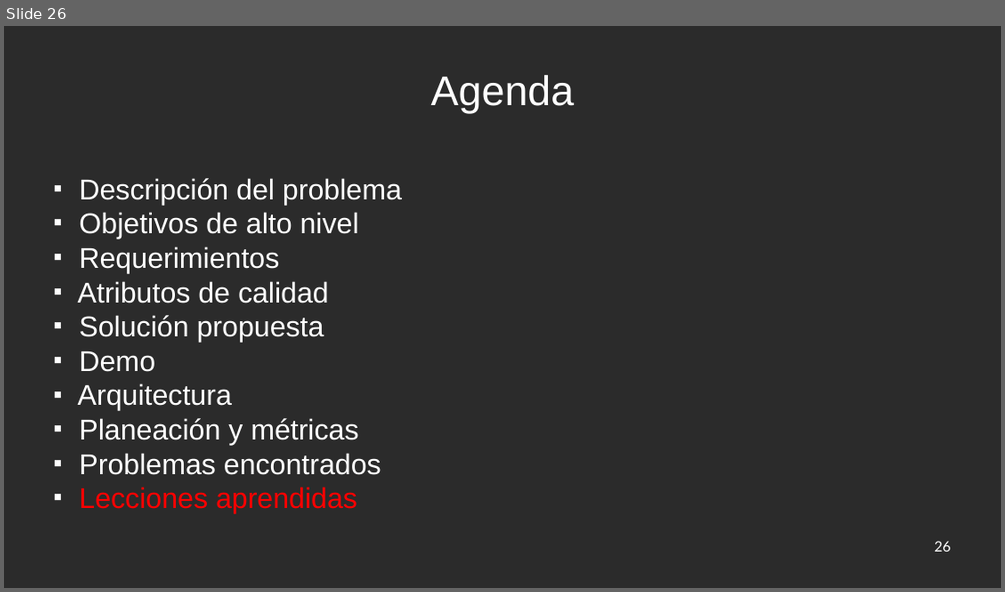
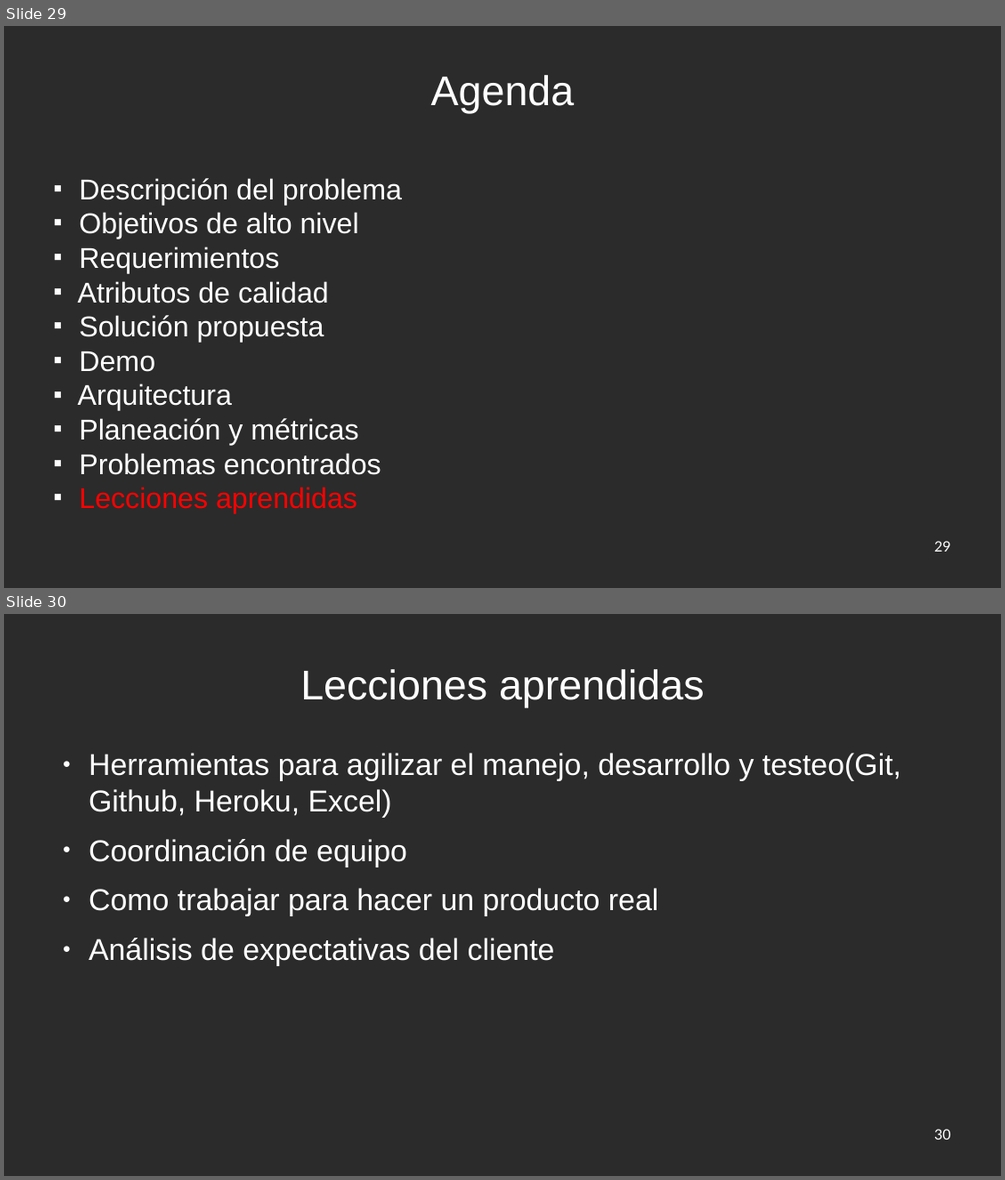
Before and after one commit to jw92/PPR, a slide deck: final.odp. Shown one above the other, each under a label of ours: slide 26 before the commit, slides 29 and 30 after it. The pictures are 1005x592 and 1005x1180 pixels, drawn with LibreOffice and Linux fonts; fonts in the diff are those of the drawing; background and template pictures are left out; a plain dark background stands for a picture behind light text. Boxes give left, top, right and bottom in pixels: in the first picture for what was removed or moved away, otherwise in the second. Text is boxed around its words. In the diff, an @@ line names an element or a change of style, - is before the commit and + after.

```diff
--- a/final.odp
+++ b/final.odp
@@ slide 30 added at [4,614,1001,1176], background picture (left out) @@
@@ title added at [300,669,704,707], 40.6 pt, text #FFFFFF @@
+Lecciones aprendidas
@@ text added at [89,753,901,966], 29.5 pt, text #FFFFFF @@
+● Herramientas para agilizar el manejo, desarrollo y testeo(Git, Github, Heroku, Excel)
+● Coordinación de equipo
+● Como trabajar para hacer un producto real
+● Análisis de expectativas del cliente
@@ page number added at [934,1129,951,1140], 14 pt, text #FFFFFF @@
+30
@@ what was slide 26 is now slide 29 @@
@@ page number at [934,541,951,552]: text changed @@
-26
+29
```
Also in this commit, not shown: 4 slides changed, 5 other slides added, 3 slides removed, 3 other files.
